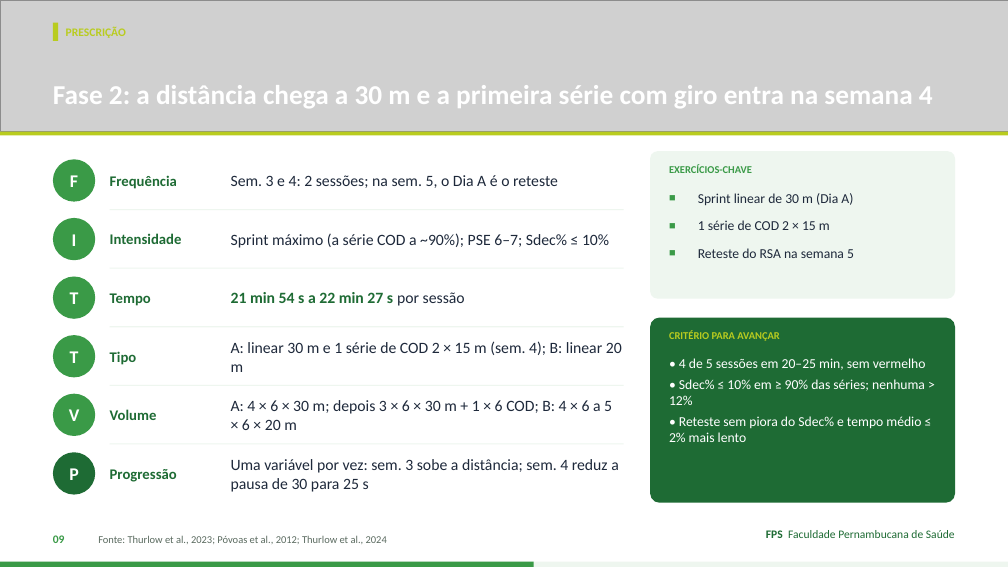
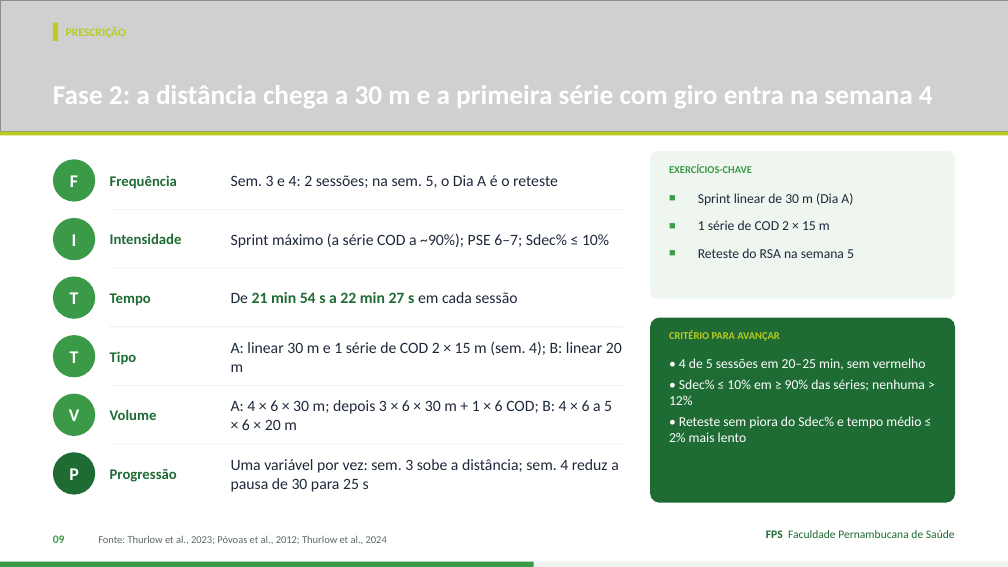
Before and after one commit to Institutomoraisandrade/CRM, a slide deck: slide 9 of trabalho-fps/trabalhos/2026-11-11-handebol-rsa/apresentacao.pptx. Drawn at 1008x567 pixels with LibreOffice and Linux fonts; fonts in the diff are those of the drawing; grey boxes stand for pictures. Boxes give left, top, right and bottom in pixels: in the first picture for what was removed or moved away, otherwise in the second. Text is boxed around its words. In the diff, an @@ line names an element or a change of style, - is before the commit and + after.

```diff
--- a/trabalho-fps/trabalhos/2026-11-11-handebol-rsa/apresentacao.pptx
+++ b/trabalho-fps/trabalhos/2026-11-11-handebol-rsa/apresentacao.pptx
@@ text at box(231, 292, 517, 303): text changed @@
-21 min 54 s a 22 min 27 s por sessão
+De 21 min 54 s a 22 min 27 s em cada sessão
```
Also in this commit, not shown: 10 other slides changed, 2 other files.
